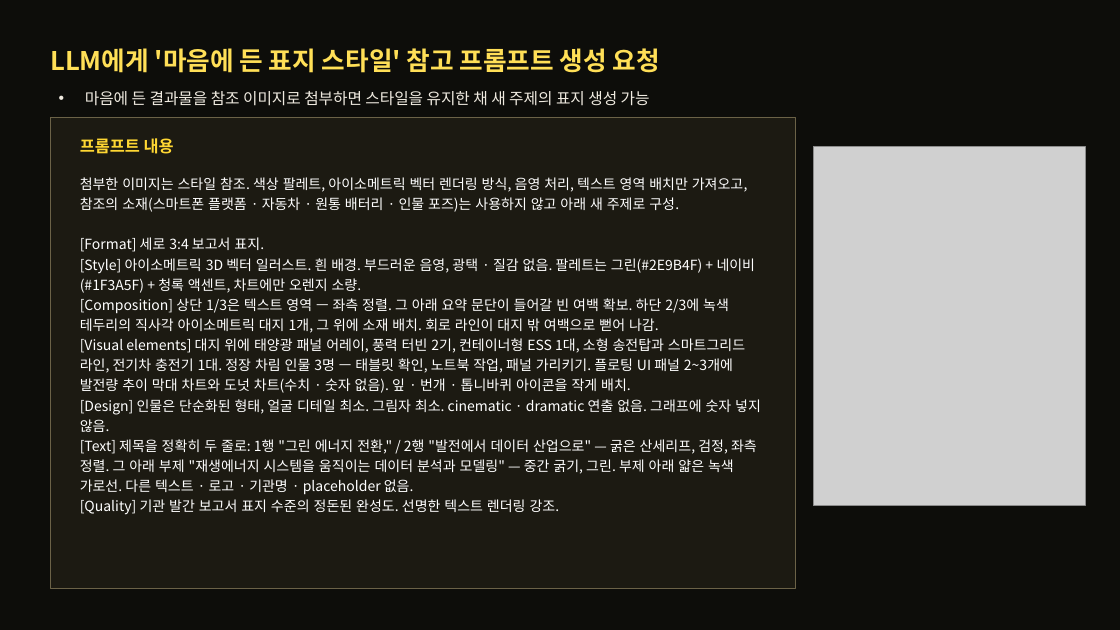
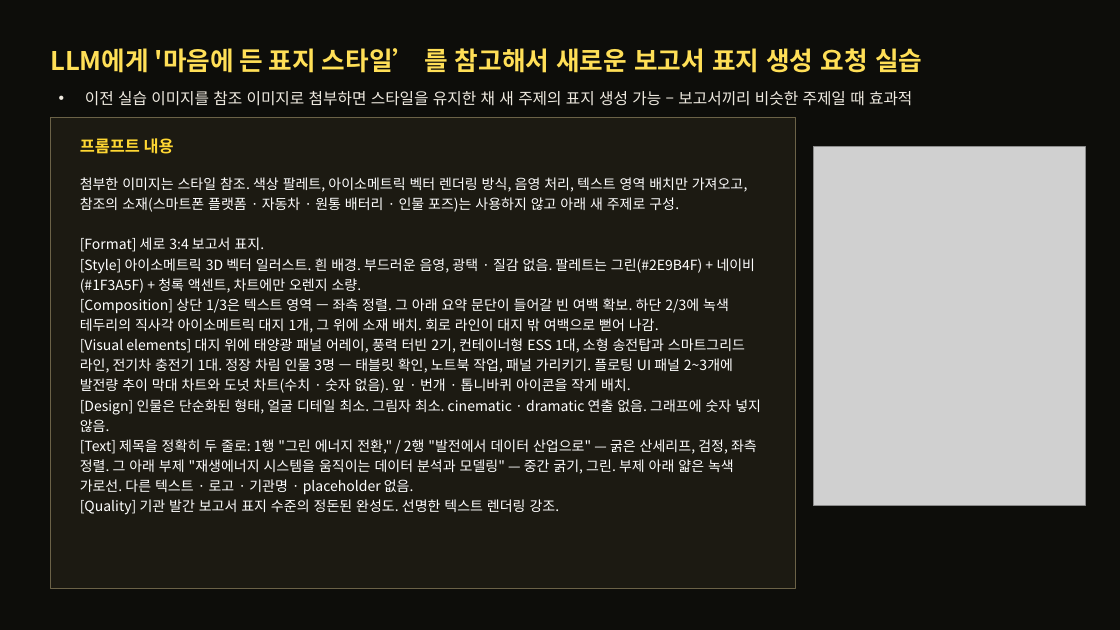
Before and after one commit to thinkinghs/lecture_9_4, a slide deck: slide 24 of 보고서를_위한_AI이미지_시각화.pptx (slide 27 before the commit). Drawn at 1120x630 pixels with LibreOffice and Linux fonts; fonts in the diff are those of the drawing; grey boxes stand for pictures. Boxes give left, top, right and bottom in pixels: in the first picture for what was removed or moved away, otherwise in the second. Text is boxed around its words. In the diff, an @@ line names an element or a change of style, - is before the commit and + after.

```diff
--- a/보고서를_위한_AI이미지_시각화.pptx
+++ b/보고서를_위한_AI이미지_시각화.pptx
@@ text at [50,48,922,73]: text changed @@
-LLM에게 '마음에 든 표지 스타일' 참고 프롬프트 생성 요청
+LLM에게 '마음에 든 표지 스타일’ 를 참고해서 새로운 보고서 표지 생성 요청 실습
@@ text at [85,91,912,106]: text changed @@
-• 마음에 든 결과물을 참조 이미지로 첨부하면 스타일을 유지한 채 새 주제의 표지 생성 가능
+• 이전 실습 이미지를 참조 이미지로 첨부하면 스타일을 유지한 채 새 주제의 표지 생성 가능 – 보고서끼리 비슷한 주제일 때 효과적
```
Also in this commit, not shown: 2 other slides changed, 4 slides added.
